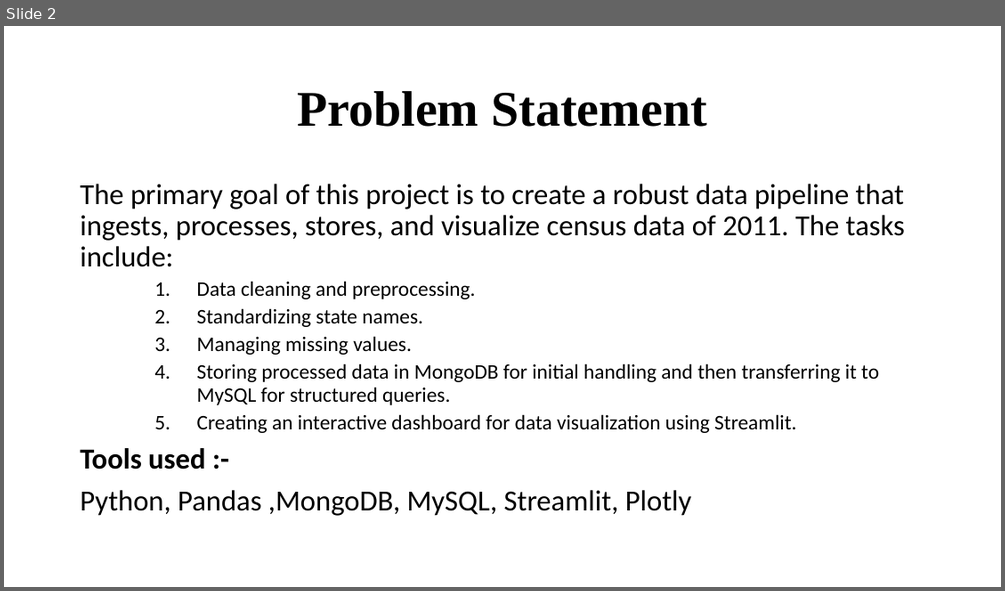
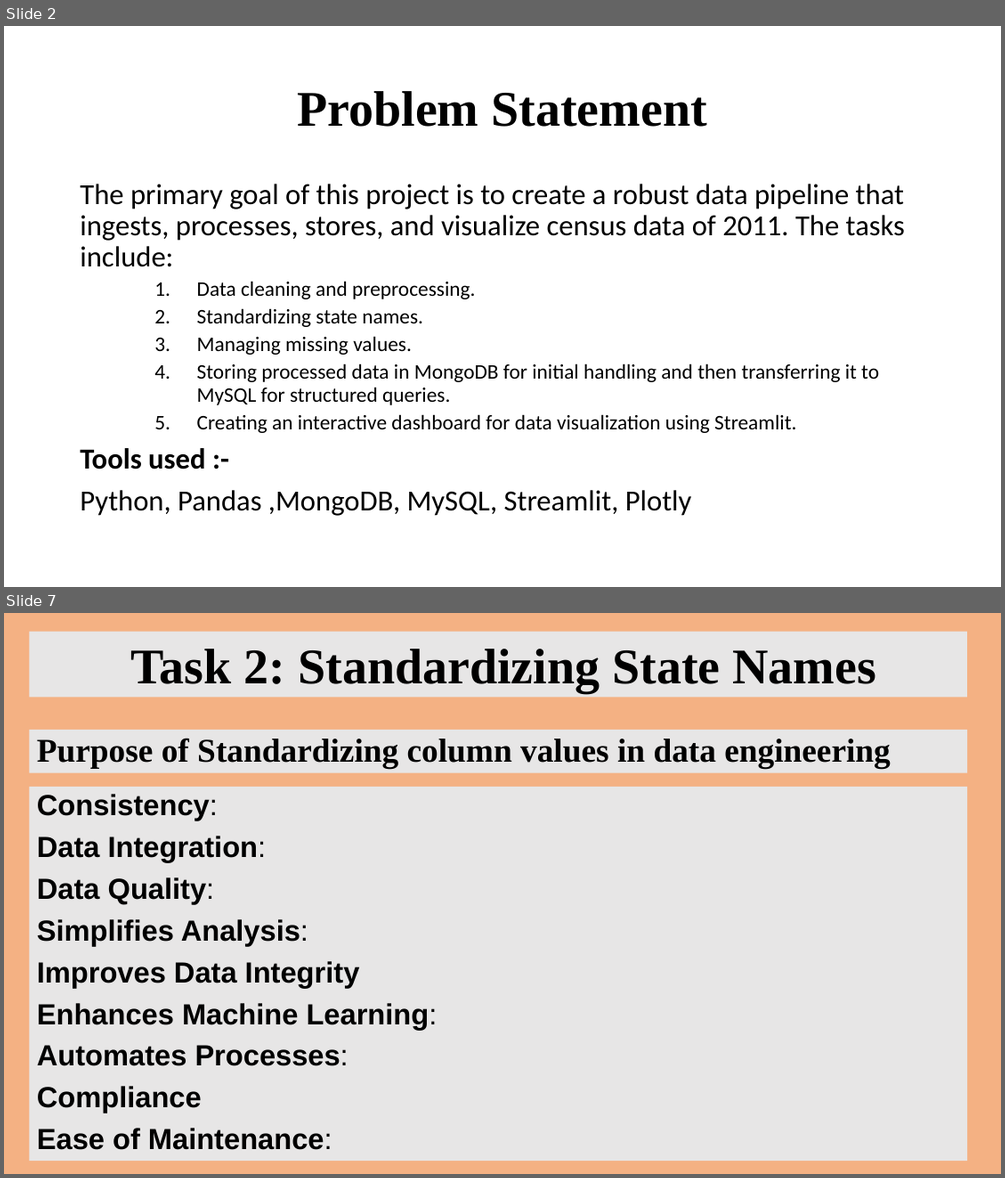
Before and after one commit to DeviEngineer2007/Census2011, a slide deck: Census Data Engineering Project_final.pptx. Shown one above the other, each under a label of ours: slide 2 before the commit, slides 2 and 7 after it; the slides between them are not shown. The pictures are 1005x591 and 1005x1178 pixels, drawn with LibreOffice and Linux fonts; fonts in the diff are those of the drawing. Boxes give left, top, right and bottom in pixels: in the first picture for what was removed or moved away, otherwise in the second. Text is boxed around its words. In the diff, an @@ line names an element or a change of style, - is before the commit and + after.

Commit message:
Census Data Pipelline PPT for presentation

```diff
--- a/Census Data Engineering Project_final.pptx
+++ b/Census Data Engineering Project_final.pptx
@@ slide 7 added at box(4, 613, 1001, 1174), background #F4B183 @@
@@ rectangle added at box(30, 632, 967, 698), fill #E7E6E6, 48 pt, text #000000, bold @@
+Task 2: Standardizing State Names
@@ title added at box(30, 730, 967, 773), fill #E7E6E6, 32 pt, text #000000, bold @@
+Purpose of Standardizing column values in data engineering
@@ text added at box(30, 787, 967, 1160), fill #E7E6E6, 28 pt, text #000000, bold @@
+Consistency:
+Data Integration:
+Data Quality:
+Simplifies Analysis:
+Improves Data Integrity
+Enhances Machine Learning:
+Automates Processes:
+Compliance
+Ease of Maintenance:
```
Also in this commit, not shown: 5 slides changed, 14 other slides added, 3 slides removed.
